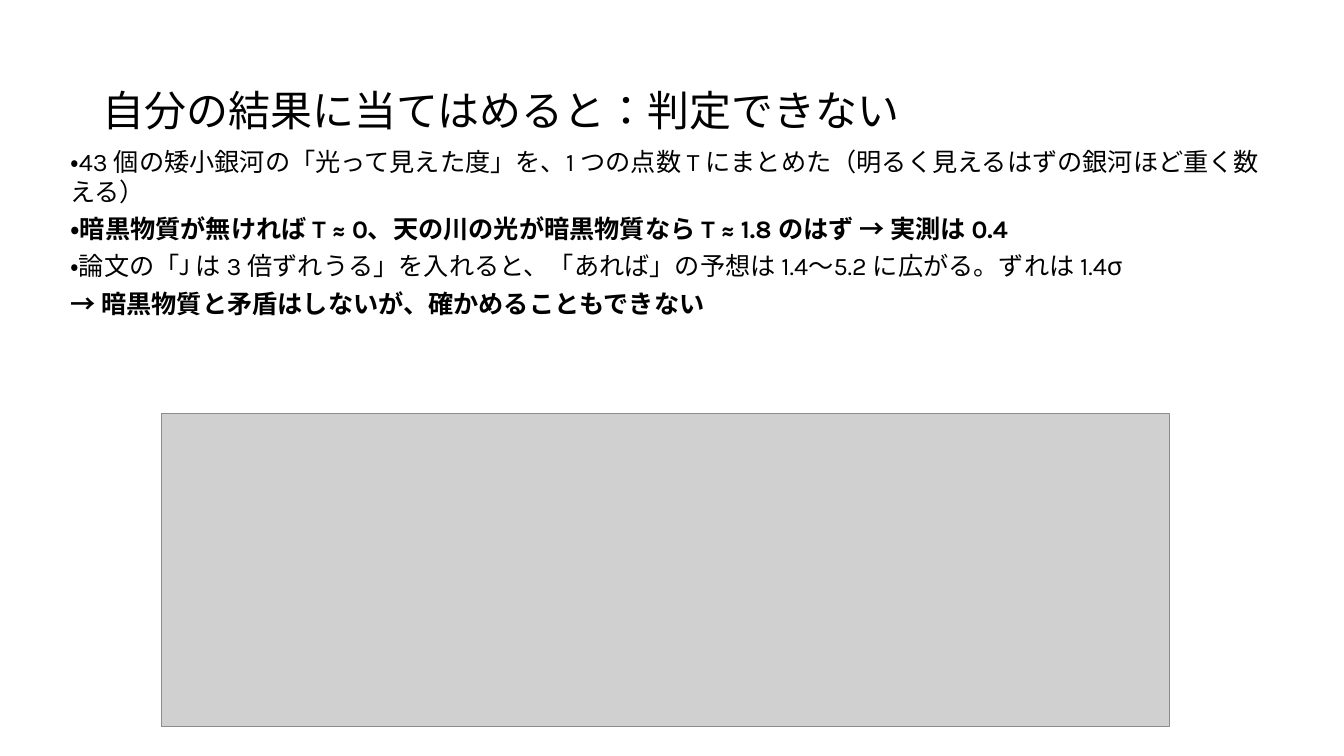
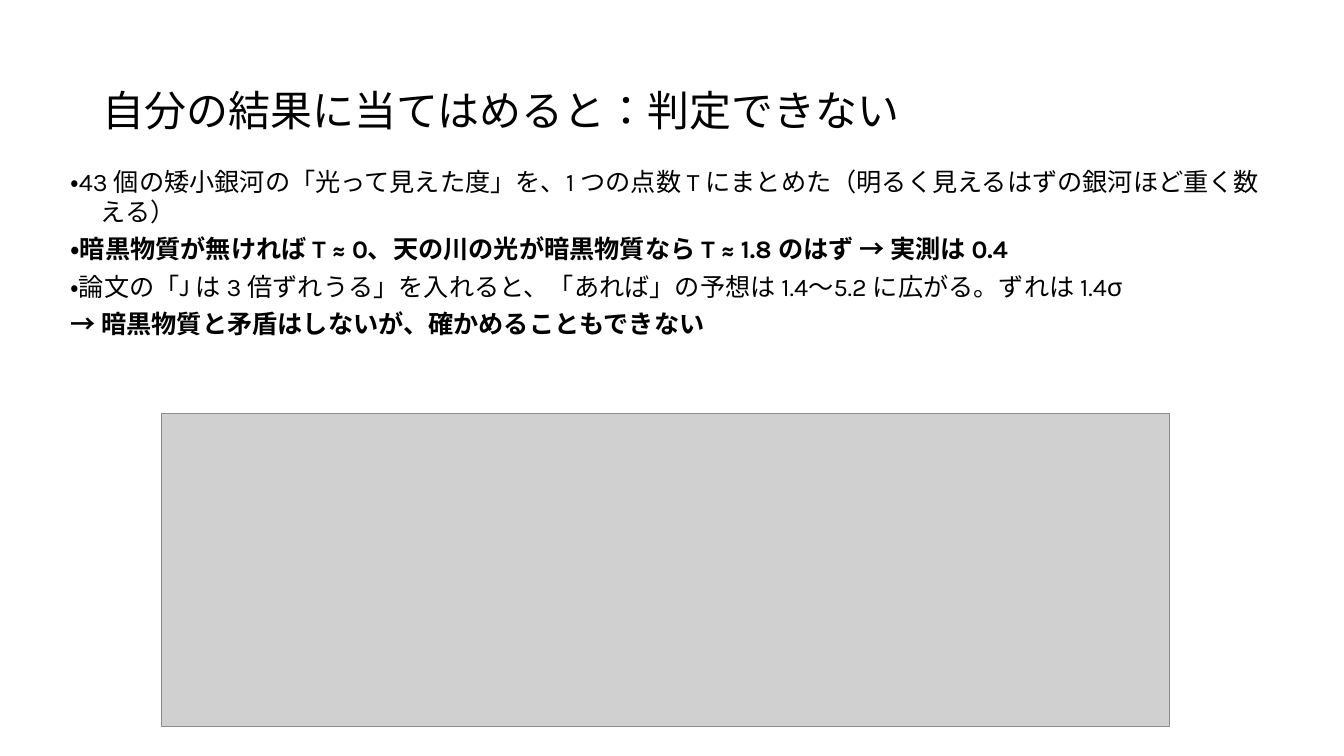
Before and after one commit to Mikann20041029/darkmatter-slides, a slide deck: slide 9 of slides/2026-10-09_研究報告_10枚版.pptx. Drawn at 1344x756 pixels with LibreOffice and Linux fonts; fonts in the diff are those of the drawing; grey boxes stand for pictures. Boxes give left, top, right and bottom in pixels: in the first picture for what was removed or moved away, otherwise in the second. Text is boxed around its words. In the diff, an @@ line names an element or a change of style, - is before the commit and + after.

```diff
--- a/slides/2026-10-09_研究報告_10枚版.pptx
+++ b/slides/2026-10-09_研究報告_10枚版.pptx
@@ text "・43 個の矮小銀河の「光って見えた度」を、1 つの点数 T にまとめた（明るく見えるはずの銀河ほど重く数える）": place and size @@
-text "・43 個の矮小銀河の「光って見えた度」を、1 つの点数 T にまとめた（明るく見えるはずの銀河ほど重く数える）" at (70, 149, 1260, 316)
+text "・43 個の矮小銀河の「光って見えた度」を、1 つの点数 T にまとめた（明るく見えるはずの銀河ほど重く数える）" at (70, 169, 1260, 336)
@@ text "・43 個の矮小銀河の「光って見えた度」を、1 つの点数 T にまとめた（明るく見えるはずの銀河ほど重く数える）" at (70, 169, 1260, 336): indent changed @@
```
Also in this commit, not shown: 8 other slides changed.
